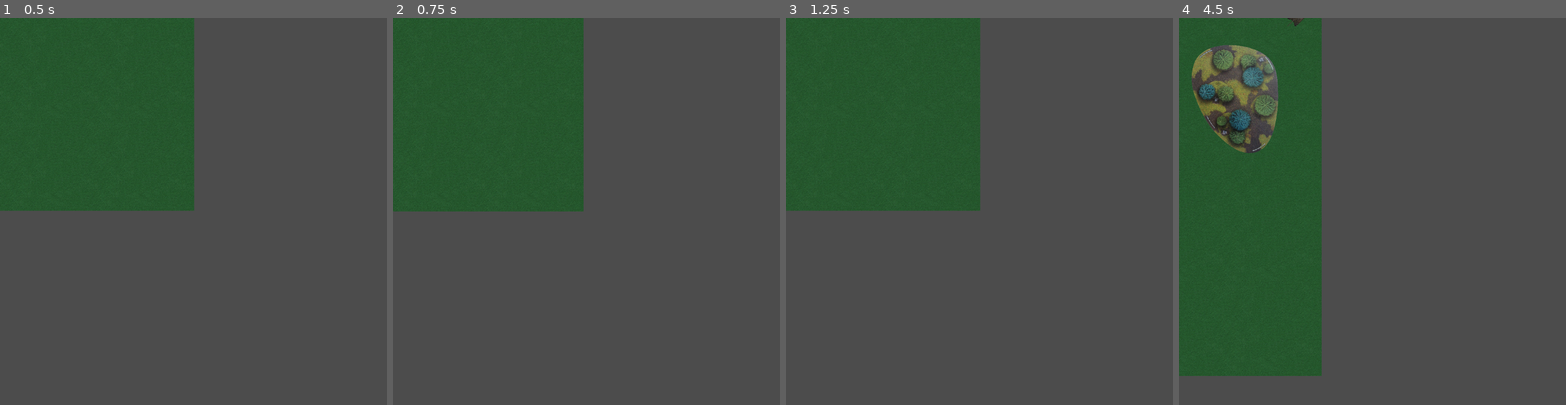
Above: before the commit, frames 1-4 (left to right).
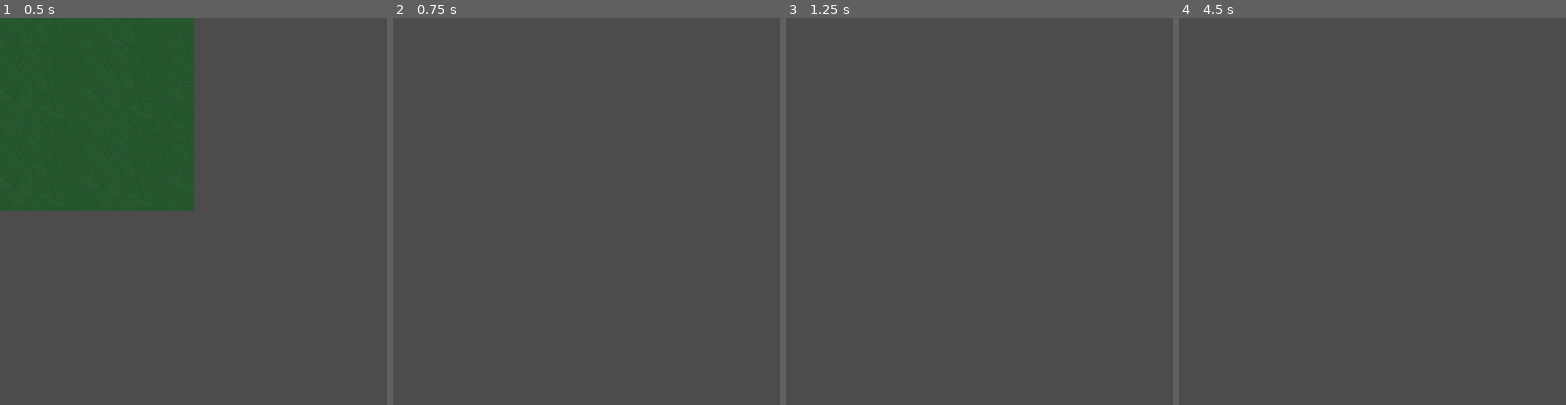
Above: after the commit, the same moments.

Repository: raulh39/Tanks2d
Game: Godot game, scene res://Scenes/Main.tscn
Two runs of this game, one before a commit and one after it. Both use one fixed random seed, a clock stepped at 60 frames per second and the inputs below.
Inputs (mouse positions are in pixels of both pictures, inside the frame that each line leads up to):
- Up to frame 1 (0.5 s): no input
- Up to frame 2 (0.75 s): tap Enter at 0.5 s; move the mouse to (671, 192) at 0.52 s; tap Mouse wheel up (cam_zoom_in) at 0.6 s
- Up to frame 3 (1.25 s): tap Mouse wheel down (cam_zoom_out) at 0.8 s
- Up to frame 4 (4.5 s): tap Space at 1.25, 2.75, 4.25 s; move the mouse to (1295, 230) at 1.27 s; tap Mouse wheel down (cam_zoom_out) at 1.35, 2.3, 3.6 s; tap Mouse wheel up (cam_zoom_in) at 1.55, 2.85, 4.35 s; tap Enter at 2, 3.5 s; move the mouse to (1411, 126) at 2.02 s; hold Middle mouse button (cam_drag) 2.03-2.78 s; move the mouse to (1353, 288) at 2.77 s; move the mouse to (1488, 269) at 3.52 s; move the mouse to (1256, 153) at 4.27 s

Frame 1 is identical in both runs. In frame 2, 25% of the frame differs, in the area x 0-50%, y 0-50%; in frame 3, 25%; in frame 4, 32%, in the area x 0-37%, y 0-93%.

Commit message:
Fix mouse dragging out off limits

Diff:
--- a/Code/MainCamera.gd
+++ b/Code/MainCamera.gd
@@ -1,10 +1,12 @@
 extends Camera2D
 
-const MAX_ZOOM_LEVEL: float = 0.5
-const MIN_ZOOM_LEVEL: float = 4.18
+const MIN_ZOOM_LEVEL: float = 0.5
+const MAX_ZOOM_LEVEL: float = 4.17
 const ZOOM_INCREMENT: float = 0.05
 
-onready var _current_zoom_level: float = self.zoom.x
+#Errors in this code:
+#   - doesn't zoom centering at mouse position
+
 var _drag: bool = false
 
 func _input(event: InputEvent) -> void:
@@ -13,27 +15,27 @@
 	elif event.is_action_released("cam_drag"):
 		_drag = false
 	elif event.is_action("cam_zoom_in"):
-		_update_zoom(-ZOOM_INCREMENT, get_local_mouse_position())
+		_update_zoom(-ZOOM_INCREMENT)
 	elif event.is_action("cam_zoom_out"):
-		_update_zoom(ZOOM_INCREMENT, get_local_mouse_position())
+		_update_zoom(ZOOM_INCREMENT)
 	elif event is InputEventMouseMotion && _drag:
-		var new_offset = get_offset() - event.relative*_current_zoom_level
-		set_offset(new_offset)
-		print(new_offset)
+		var new_offset := offset - Vector2(event.relative.x*zoom.x, event.relative.y*zoom.y)
+		new_offset.x = clamp(new_offset.x, limit_left, limit_right-OS.window_size.x*zoom.x)
+		new_offset.y = clamp(new_offset.y, limit_top, limit_bottom-OS.window_size.y*zoom.y)
+		offset = new_offset
 
 
-func _update_zoom(incr: float, zoom_anchor: Vector2) -> void:
-	var old_zoom = _current_zoom_level
-	_current_zoom_level += incr
-	if _current_zoom_level < MAX_ZOOM_LEVEL:
-		_current_zoom_level = MAX_ZOOM_LEVEL
-	elif _current_zoom_level > MIN_ZOOM_LEVEL:
-		_current_zoom_level = MIN_ZOOM_LEVEL
-	if old_zoom == _current_zoom_level:
+func _update_zoom(incr: float) -> void:
+	var new_zoom := Vector2(
+		clamp(zoom.x+incr, MIN_ZOOM_LEVEL, MAX_ZOOM_LEVEL),
+		clamp(zoom.y+incr, MIN_ZOOM_LEVEL, MAX_ZOOM_LEVEL)
+	)
+	if new_zoom == zoom:
 		return
 
-	var zoom_center = zoom_anchor - get_offset()
-	var ratio = 1-_current_zoom_level/old_zoom
-	set_offset(get_offset() + zoom_center*ratio)
-
-	set_zoom(Vector2(_current_zoom_level, _current_zoom_level))
+	offset = get_local_mouse_position()
+	zoom = new_zoom
+	print("New zoom: " + str(zoom))
+	# var zoom_center = mouse_position - offset
+	# var ratio = 1-_current_zoom_level____________/old_zoom
+	# offset = offset + zoom_center*ratio
